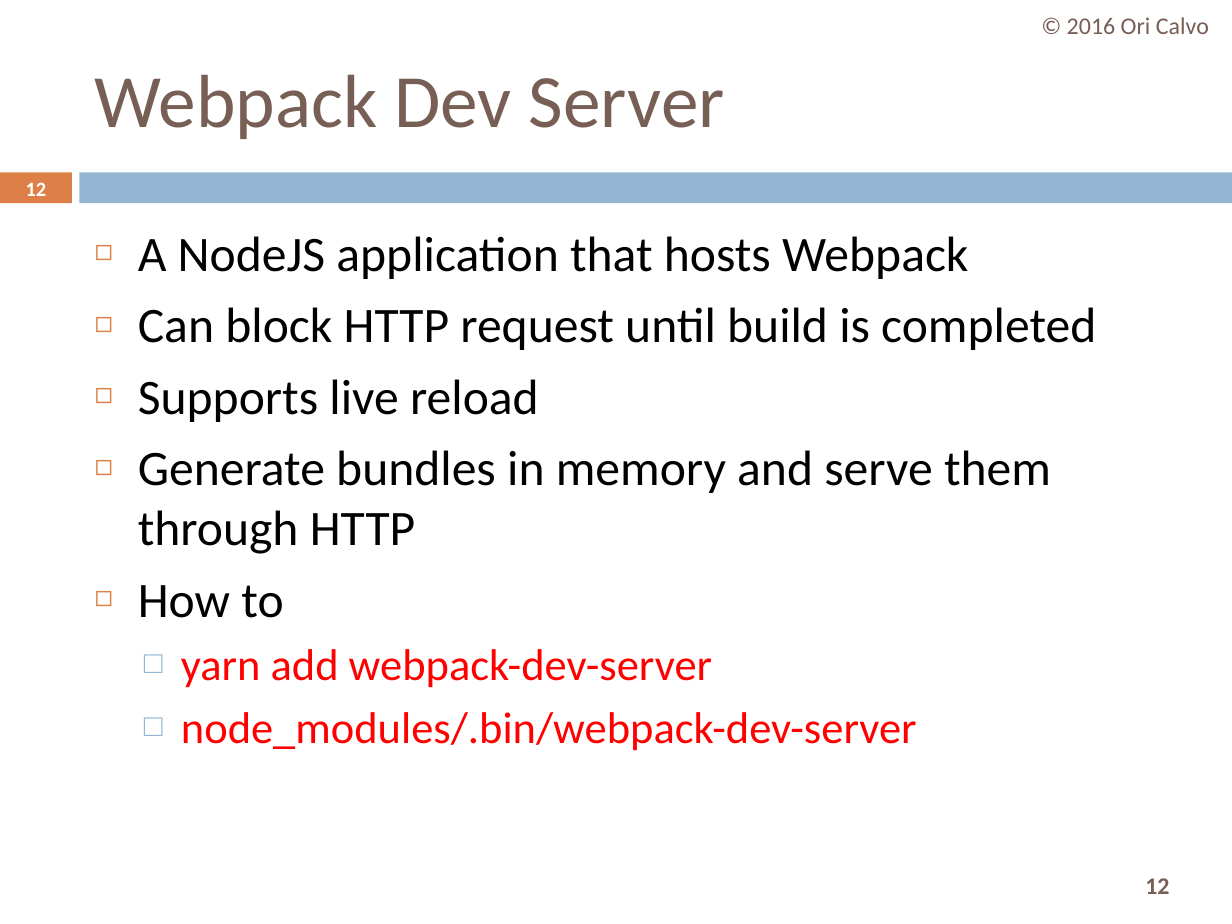
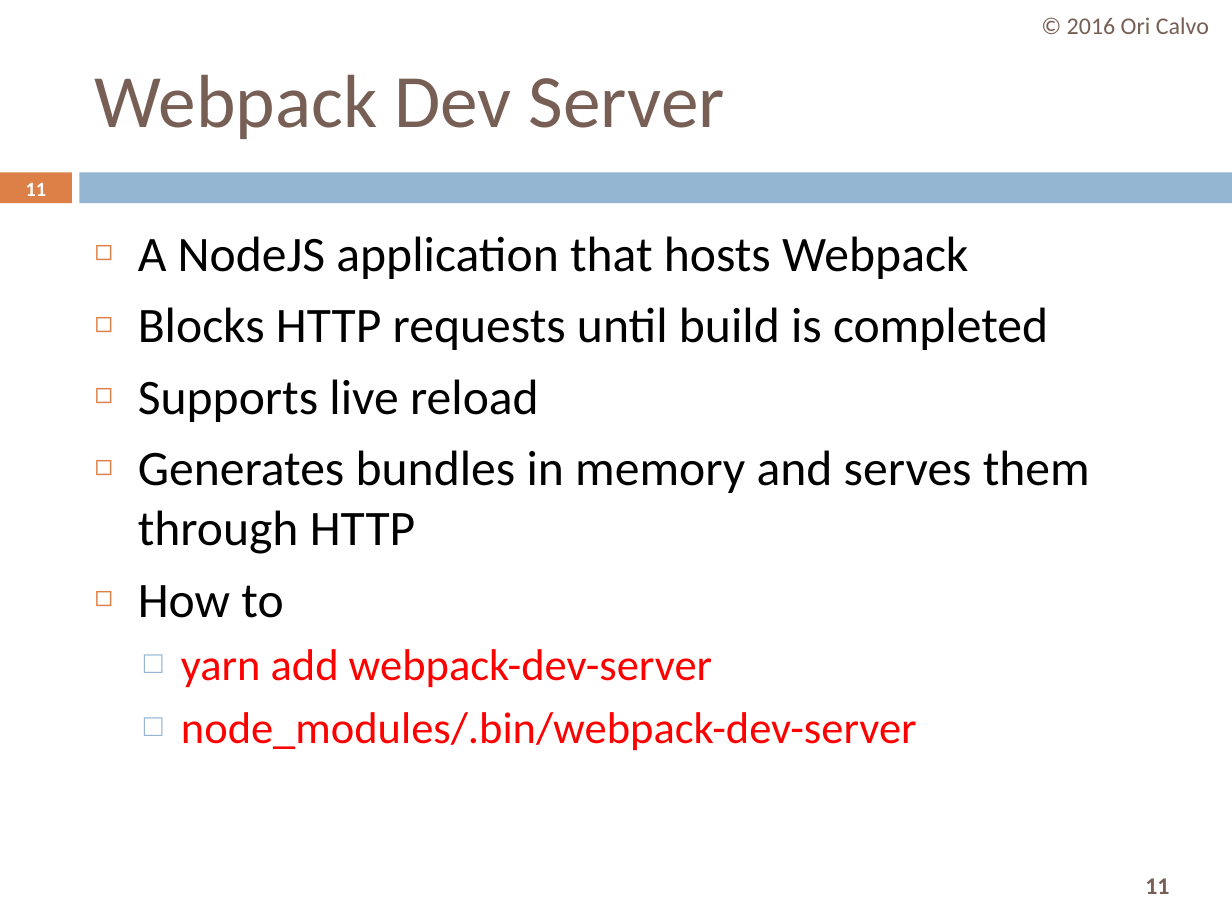
Before and after one commit to oricalvo/course-angular, a slide deck: slide 11 of PPTs/01 Build & Setup.pptx (slide 12 before the commit). Drawn at 1232x924 pixels with LibreOffice and Linux fonts; fonts in the diff are those of the drawing. Boxes give left, top, right and bottom in pixels: in the first picture for what was removed or moved away, otherwise in the second. Text is boxed around its words. In the diff, an @@ line names an element or a change of style, - is before the commit and + after.

```diff
--- a/PPTs/01 Build & Setup.pptx
+++ b/PPTs/01 Build & Setup.pptx
@@ page number at <box>26,183,47,196</box>: text changed @@
-12
+11
@@ text at <box>138,307,1048,350</box>: text changed @@
-◻ Can block HTTP request until build is completed
+◻ Blocks HTTP requests until build is completed
@@ text at <box>138,450,1090,554</box>: text changed @@
-◻ Generate bundles in memory and serve them through HTTP
+◻ Generates bundles in memory and serves them through HTTP
@@ page number at <box>1145,878,1169,894</box>: text changed @@
-12
+11
```
Also in this commit, not shown: 12 other slides changed, 3 slides added, 16 other files.
